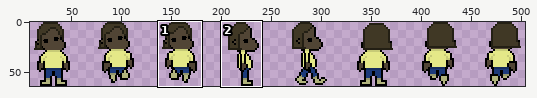
Sprite sheet, stored at assets/fase1/players/player2.png. The first picture is a wide view before the edit; the outline marks the close-up.
Close-up. Before:
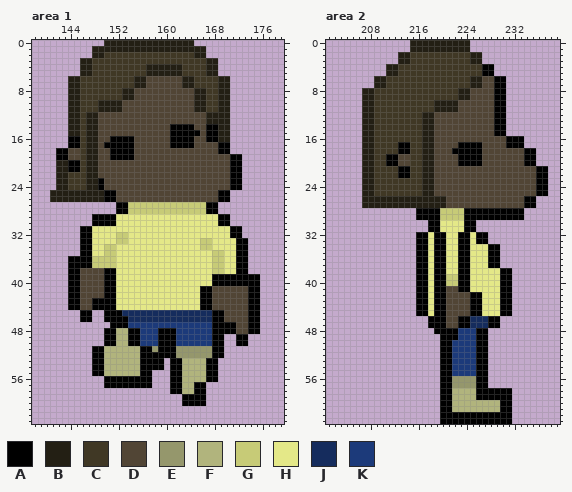
The file is 512x64 pixels. Colours within 5 levels of each other are drawn and written as one. Shown: area 1: x 138..179, y 0..63; area 2: x 201..239, y 0..63. The wide view leaves out empty margins. The commit also changed other parts of the picture, which this record leaves out.
Palette (. is transparent): A #000000  B #231f14  C #403825  D #514535  E #95976c  F #b1b47d  G #c7cb77  H #e4e888  J #152c5d  K #1c3a7a
And afterwards:
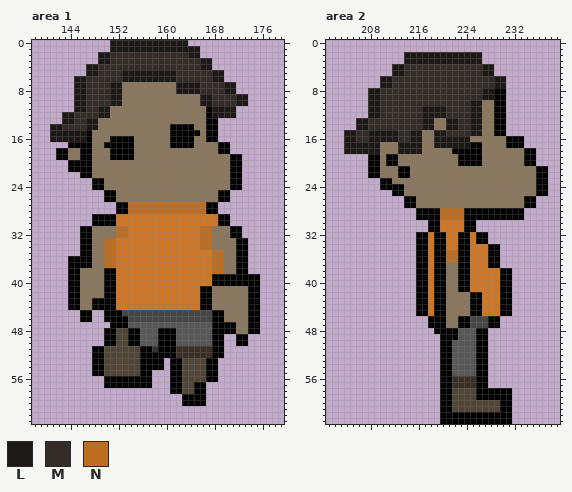
Colours new in this view: L #1d1916  M #342c28  N #bf6d21
Change:
@@ palette @@
-D #514535
+D #8b775d
-E #95976c
+E #3a2f24
-F #b1b47d
+F #514535
-H #e4e888
+H #d17724
-J #152c5d
+J #464646
-K #1c3a7a
+K #575757
--- area 1
@@ x 138..179 @@
- 0 ............BBBBBBBBBBBBBBB...............
- 1 ..........BBBBBBBBBBBBBBBBBBB.............
- 2 ..........BBCCCCCCCCCCCCCCCBB.............
- 3 ........BBCCCCCCCCCCCCCCCCCCCBB...........
- 4 ........BBCCCCCCCCCBBBBBBCCCCBB...........
- 5 ........BBCCCCCCCCCBBBBBBCCCCBB...........
- 6 ......BBCCCCCCCCCBBDDDDDDBBCCCCBB.........
- 7 ......BBCCCCCCCCCBBDDDDDDBBCCCCBB.........
- 8 ......BBCCCCCCCBBDDDDDDDDDDBBCCBB.........
- 9 ......BBCCCCCCCBBDDDDDDDDDDBBCCBB.........
-10 ......BBCCCBBBBDDDDDDDDDDDDBBCCBB.........
-11 ......BBCCCBBBBDDDDDDDDDDDDBBCCBB.........
-12 ......BBCBBDDDDDDDDDDDDDDDDDDBBBB.........
-13 ......BBCBBDDDDDDDDDDDDDDDDDDBBBB.........
-14 ......BBCBBDDDDDDDDDDDDAAAADDAABB.........
-15 ......BBCBBDDDDDDDDDDDDAAAAADAABB.........
-16 ......AACBBDDAAAADDDDDDAAAADDAABB.........
-17 ......AACBBDAAAAADDDDDDAAAADDDDAA.........
-18 ....AADDCBBDDAAAADDDDDDDDDDDDDDAA.........
-19 ....AADDCBBDDAAAADDDDDDDDDDDDDDDDAA.......
-20 ....BBAACBBDDDDDDDDDDDDDDDDDDDDDDAA.......
-21 ....BBAACBBDDDDDDDDDDDDDDDDDDDDDDAA.......
-22 ....BBCCCBBDDDDDDDDDDDDDDDDDDDDDDAA.......
-23 ....BBCCCBBADDDDDDDDDDDDDDDDDDDDDAA.......
-24 ....BBCCCBBADDDDDDDDDDDDDDDDDDDDDAA.......
-25 ...BBBBBBBBBAADDDDDDDDDDDDDDDDDAA.........
-26 ...BBBBBBBBBAADDDDDDDDDDDDDDDDDAA.........
-27 ..............AAGGGGGGGGGGGGGAA...........
-28 ..............AAGGGGGGGGGGGGGAA...........
+ 0 .............LLLLLLLLLLLLL................
+ 1 .............LLLLLLLLLLLLLLL..............
+ 2 ...........LLMMMMMMMMMMMMMLL..............
+ 3 ...........LLMMMMMMMMMMMMMMMLL............
+ 4 .........LLMMMMMMMMMMMMMMMMMLL............
+ 5 .........LLMMMMLLLLLLLLLMMMMMMLL..........
+ 6 .......LLMMMMMMLLLLLLLLLMMMMMMLL..........
+ 7 .......LLMMMMLLDDDDDDDDDLLLLMMMMLL........
+ 8 .......LLMMMMLLDDDDDDDDDLLLLMMMMLL........
+ 9 .......LLMMMMLLDDDDDDDDDDDDDLLMMMMLL......
+10 .......LLMMMMLLDDDDDDDDDDDDDLLMMMMLL......
+11 .......LLMMLLDDDDDDDDDDDDDDDDALLLL........
+12 .....LLMMMMLLDDDDDDDDDDDDDDDDALLLL........
+13 .....LLMMLLDDDDDDDDDDDDDDDDDDAA...........
+14 ...LLMMMMLLDDDDDDDDDDDDAAAADDAA...........
+15 ...LLLLLLADDDDDDDDDDDDDAAAAADAA...........
+16 ...LLLLLLADDDAAAADDDDDDAAAADDAA...........
+17 ......AAAADDAAAAADDDDDDAAAADDDDAA.........
+18 ....AADDAADDDAAAADDDDDDDDDDDDDDAA.........
+19 ....AADDAADDDAAAADDDDDDDDDDDDDDDDAA.......
+20 ......AAAADDDDDDDDDDDDDDDDDDDDDDDAA.......
+21 ......AAAADDDDDDDDDDDDDDDDDDDDDDDAA.......
+22 ........AADDDDDDDDDDDDDDDDDDDDDDDAA.......
+23 ..........AADDDDDDDDDDDDDDDDDDDDDAA.......
+24 ..........AADDDDDDDDDDDDDDDDDDDDDAA.......
+25 ............AADDDDDDDDDDDDDDDDDAA.........
+26 ............AADDDDDDDDDDDDDDDDDAA.........
+27 ..............AANNNNNNNNNNNNNAA...........
+28 ..............AANNNNNNNNNNNNNAA...........
 29 ..........AAAAHHHHHHHHHHHHHHHHHAA.........
 30 ..........AAAAHHHHHHHHHHHHHHHHHAA.........
-31 ........AAHHHHHHHHHHHHHHHHHHHHHHHAA.......
-32 ........AAHHHHGGHHHHHHHHHHHHHHHHHAA.......
-33 ........AAHHHHGGHHHHHHHHHHHHGGHHHHAA......
-34 ........AAHHGGHHHHHHHHHHHHHHGGHHHHAA......
-35 ........AAHHGGHHHHHHHHHHHHHHHHGGHHAA......
-36 ......AAAAGGGGHHHHHHHHHHHHHHHHGGHHAA......
-37 ......AAAAGGGGHHHHHHHHHHHHHHHHGGHHAA......
-38 ......AADDDDAAHHHHHHHHHHHHHHHHGGHHAA......
+31 ........AADDDDNNHHHHHHHHHHHHNNDDDAA.......
+32 ........AADDDDNNHHHHHHHHHHHHNNDDDAA.......
+33 ........AADDNNHHHHHHHHHHHHHHNNDDDDAA......
+34 ........AADDNNHHHHHHHHHHHHHHNNDDDDAA......
+35 ........AADDNNHHHHHHHHHHHHHHHHNNDDAA......
+36 ......AAAADDNNHHHHHHHHHHHHHHHHNNDDAA......
+37 ......AAAADDNNHHHHHHHHHHHHHHHHNNDDAA......
+38 ......AADDDDAAHHHHHHHHHHHHHHHHNNDDAA......
 39 ......AADDDDAAHHHHHHHHHHHHHHHHAAAAAAAA....
--- area 2
@@ x 201..239 @@
- 0 ..............BBBBBBBBBB...............
- 1 ..............BBBBBBBBBB...............
- 2 ............BBCCCCCCCCCCBB.............
- 3 ............BBCCCCCCCCCCBB.............
- 4 ..........BBCCCCCCCCCCCCCCAA...........
- 5 ..........BBCCCCCCCCCCCCCCAA...........
- 6 ........BBCCCCCCCCCCCCCCBBDDAA.........
- 7 ........BBCCCCCCCCCCCCCCBBDDAA.........
- 8 ......BBCCCCCCCCCCCCCCBBDDDDAA.........
- 9 ......BBCCCCCCCCCCCCCCBBDDDDAA.........
-10 ......BBCCCCCCCCCCBBBBDDDDDDAA.........
-11 ......BBCCCCCCCCCCBBBBDDDDDDAA.........
-12 ......BBCCCCCCCCBBDDDDDDDDDDAA.........
-13 ......BBCCCCCCCCBBDDDDDDDDDDAA.........
-14 ......BBCCCCCCCCBBDDDDDDDDDDAA.........
-15 ......BBCCCCCCCCBBDDDDDDDDDDAA.........
-16 ......BBCCCCCCCCBBDDDDDDDDDDDDAAA......
-17 ......BBCCCCAACCBBDDDDAAAADDDDAAA......
-18 ......BBCCCCAACCBBDDDAAAAADDDDDDDAA....
-19 ......BBCCAADDCCBBDDDDAAAADDDDDDDAA....
-20 ......BBCCAADDCCBBDDDDAAAADDDDDDDAA....
-21 ......BBCCCCAACCBBDDDDDDDDDDDDDDDDDAA..
-22 ......BBCCCCAACCBBDDDDDDDDDDDDDDDDDAA..
-23 ......BBCCCCCCCCBBDDDDDDDDDDDDDDDDDAA..
-24 ......BBCCCCCCCCBBDDDDDDDDDDDDDDDDDAA..
-25 ......BBCCCCCCCCBBDDDDDDDDDDDDDDDDDAA..
-26 ......BBBBBBBBBBBBBBDDDDDDDDDDDDDAA....
-27 ......BBBBBBBBBBBBBBDDDDDDDDDDDDDAA....
-28 ...............AAAAGGGGAAAAAAAAAA......
-29 ...............AAAAGGGGAAAAAAAAAA......
+ 0 .......................................
+ 1 .......................................
+ 2 .............LLLLLLLLLLLLL.............
+ 3 .............LLLLLLLLLLLLL.............
+ 4 ...........LLMMMMMMMMMMMMMLL...........
+ 5 ...........LLMMMMMMMMMMMMMLL...........
+ 6 .........LLMMMMMMMMMMMMMMMMMLL.........
+ 7 .........LLMMMMMMMMMMMMMMMMMLL.........
+ 8 .......LLMMMMMMMMMMMMMMMMMLLAA.........
+ 9 .......LLMMMMMMMMMMMMMMMMMLLAA.........
+10 .......LLMMMMMMMMMMMMMMMLLDDAA.........
+11 .......LLMMMMMMMLLLLMMMMLLDDAA.........
+12 .......LLMMMMMMMLLLLMMMMLLDDAA.........
+13 .....LLMMMMMMMMMLLDDLLMMLLDDAA.........
+14 .....LLMMMMMMMMMLLDDLLMMLLDDAA.........
+15 ...LLMMLLLLLMMLLDDLLMMMMLLDDAA.........
+16 ...LLMMLLLLLMMLLDDLLLLLLDDDDDDAAA......
+17 ...LLLLLLDDDLLLLDDLLLLLLAADDDDAAA......
+18 ...LLLLLLDDDLLLLDDDDDAAAAADDDDDDDAA....
+19 .......AADAADDDDDDDDDDAAAADDDDDDDAA....
+20 .......AADAADDDDDDDDDDAAAADDDDDDDAA....
+21 .......AADDDAADDDDDDDDDDDDDDDDDDDDDAA..
+22 .......AADDDAADDDDDDDDDDDDDDDDDDDDDAA..
+23 .........AADDDDDDDDDDDDDDDDDDDDDDDDAA..
+24 .........AAAADDDDDDDDDDDDDDDDDDDDDDAA..
+25 ...........AADDDDDDDDDDDDDDDDDDDDDDAA..
+26 .............AADDDDDDDDDDDDDDDDDDAA....
+27 .............AADDDDDDDDDDDDDDDDDDAA....
+28 ...............AAAANNNNAAAAAAAAAA......
+29 ...............AAAANNNNAAAAAAAAAA......
 30 .................AAHHHHAA..............
@@ x 219..224 @@
 34 AAHHAA
-35 AAHHAA
-36 AAHHAA
-37 AAHHAA
-38 AAHHAA
-39 AAGGAA
-40 AAGGAA
+35 AANNAA
+36 AANNAA
+37 AADDAA
+38 AADDAA
+39 AADDAA
+40 AADDAA
 41 AADDAA
